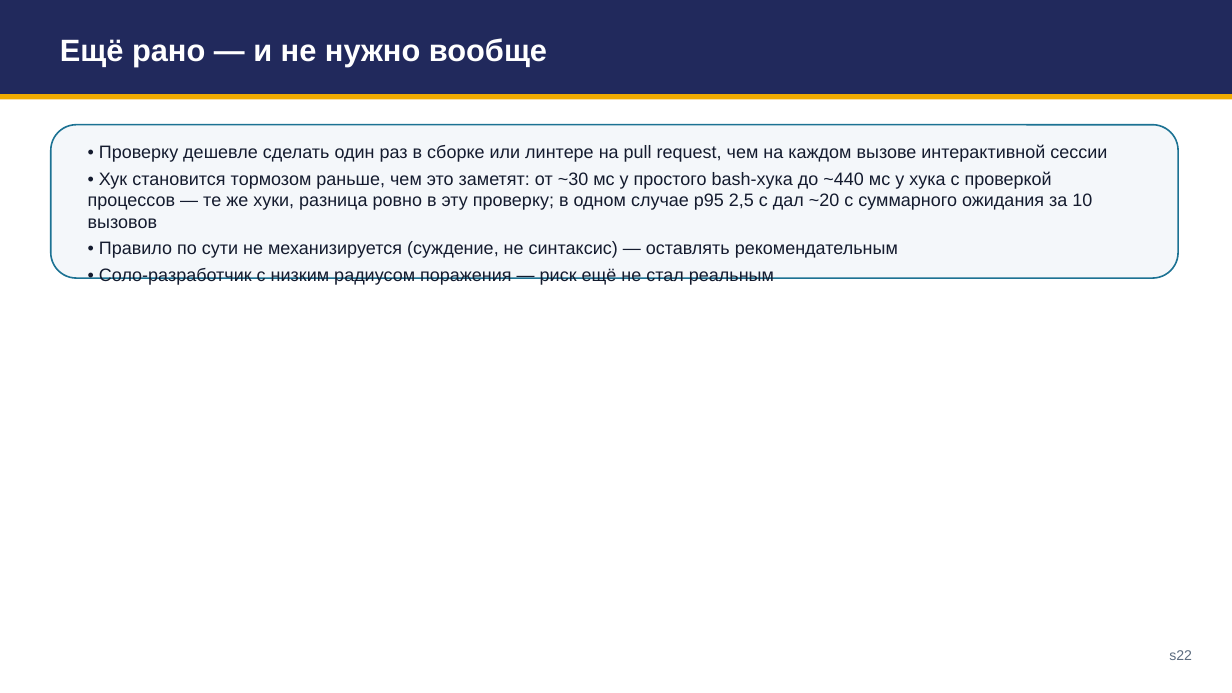
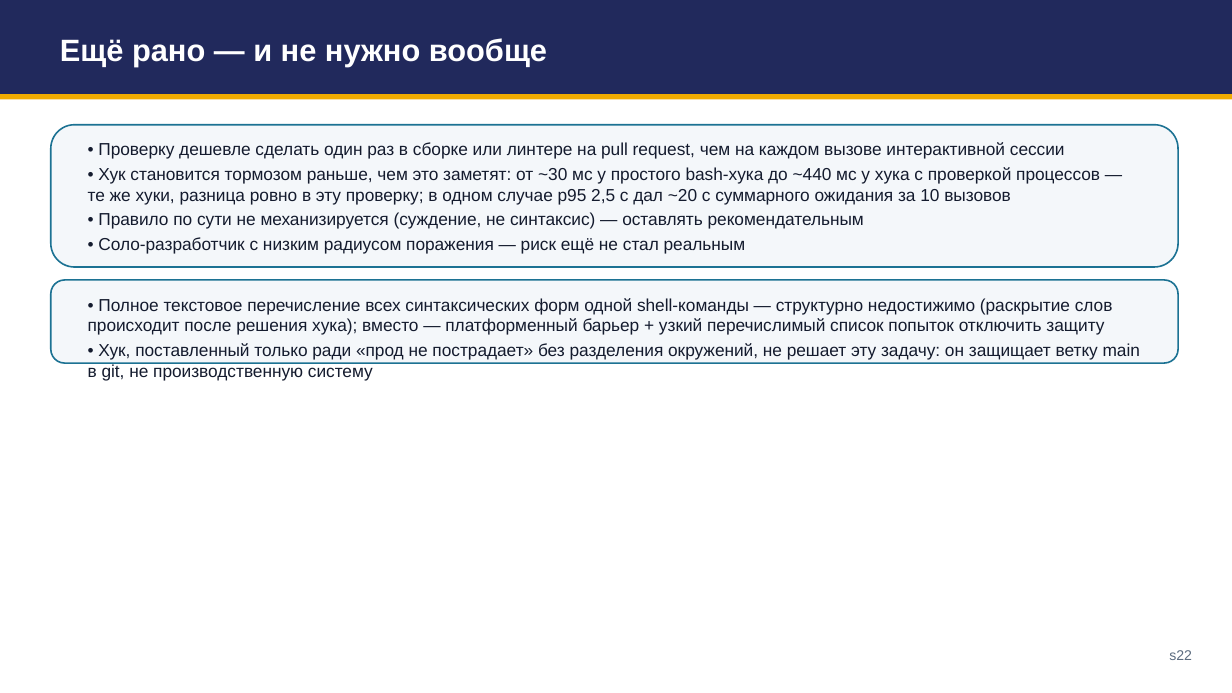
Before and after one commit to tellina-study/AI-usage-lessons, a slide deck: slide 22 of library/seminars/sem-05/rendered/sem-05.pptx. Drawn at 1232x693 pixels with LibreOffice and Linux fonts; fonts in the diff are those of the drawing. Boxes give left, top, right and bottom in pixels: in the first picture for what was removed or moved away, otherwise in the second. Text is boxed around its words. In the diff, an @@ line names an element or a change of style, - is before the commit and + after.

```diff
--- a/library/seminars/sem-05/rendered/sem-05.pptx
+++ b/library/seminars/sem-05/rendered/sem-05.pptx
@@ rounded rectangle: place and size @@
-rounded rectangle at box(51, 125, 1178, 278)
+rounded rectangle at box(51, 125, 1178, 267)
@@ text "• Проверку дешевле сделать один ..." at box(88, 142, 1100, 254): size 14 to 13.5 pt; less space between paragraphs @@
@@ rounded rectangle added at box(51, 280, 1178, 363), fill #F4F7FA, outline #1C7293 1.25 pt @@
@@ text added at box(88, 298, 1140, 381), 13.5 pt, text #141B2E @@
+• Полное текстовое перечисление всех синтаксических форм одной shell-команды — структурно недостижимо (раскрытие слов происходит после решения хука); вместо — платформенный барьер + узкий перечислимый список попыток отключить защиту
+• Хук, поставленный только ради «прод не пострадает» без разделения окружений, не решает эту задачу: он защищает ветку main в git, не производственную систему
```
Also in this commit, not shown: 47 other slides changed, 1 slide added, 1 slide removed, 1 other file.
